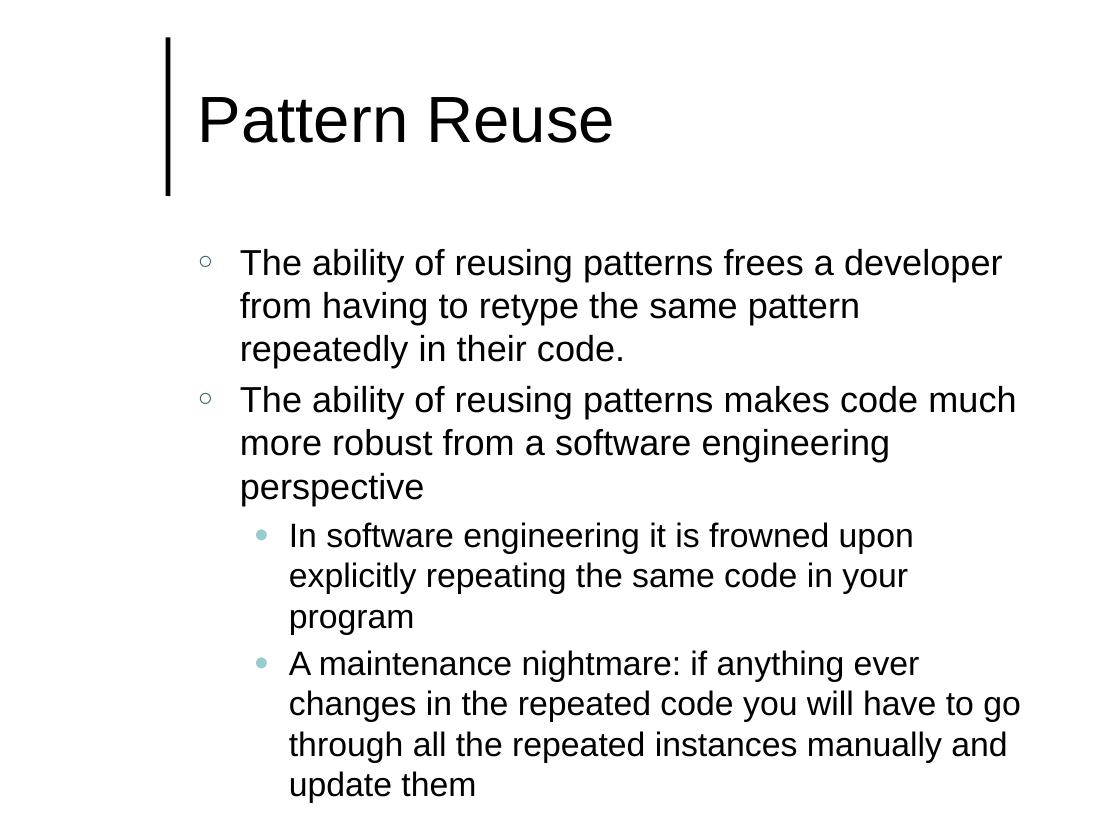
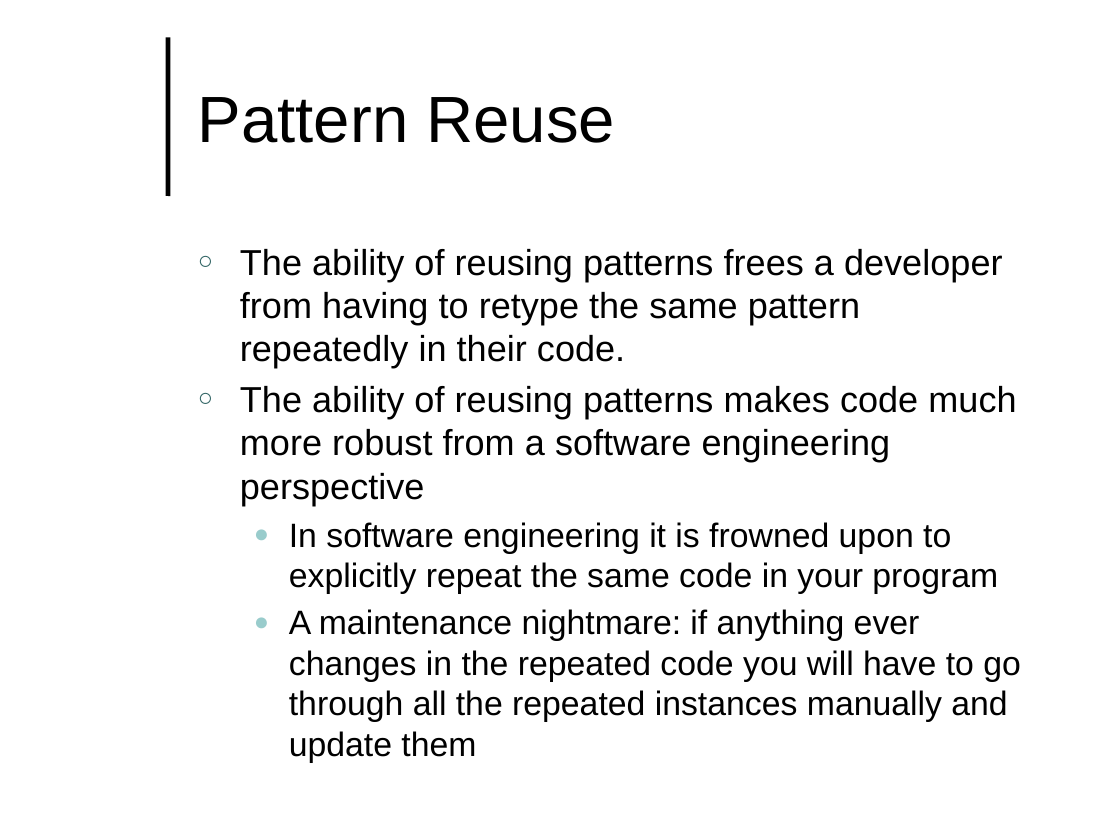
Before and after one commit to lutzhamel/CSC493, a slide deck: slide 2 of notes/csc493-ln015.pptx. Drawn at 1120x840 pixels with LibreOffice and Linux fonts; fonts in the diff are those of the drawing; background and template pictures are left out. Boxes give left, top, right and bottom in pixels: in the first picture for what was removed or moved away, otherwise in the second. Text is boxed around its words. In the diff, an @@ line names an element or a change of style, - is before the commit and + after.

```diff
--- a/notes/csc493-ln015.pptx
+++ b/notes/csc493-ln015.pptx
@@ text at box(289, 522, 998, 594): text changed @@
-  ● In software engineering it is frowned upon explicitly repeating the same code in your program
+  ● In software engineering it is frowned upon to explicitly repeat the same code in your program
```
Also in this commit, not shown: 1 other slide changed, 3 slides added, 12 other files.
